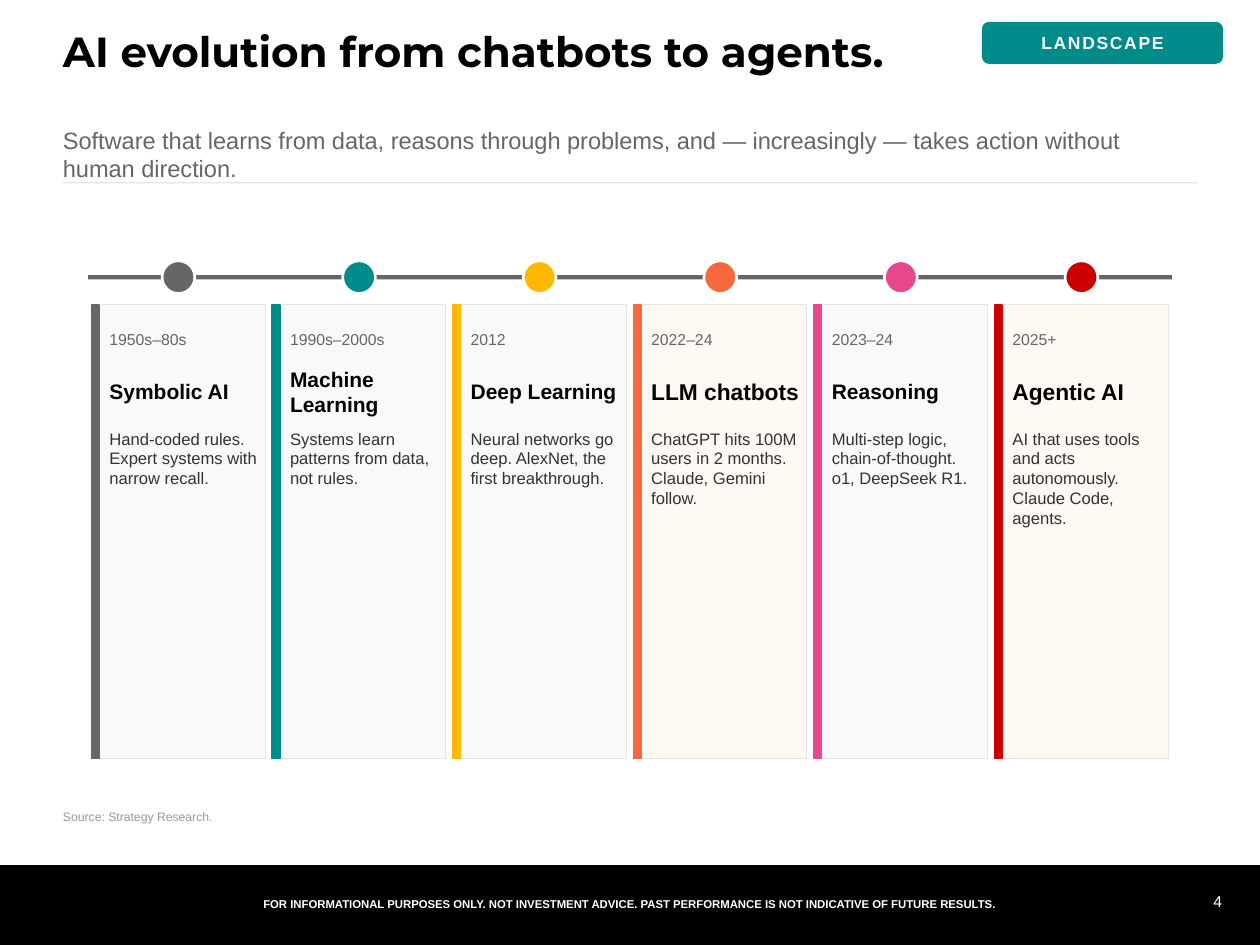
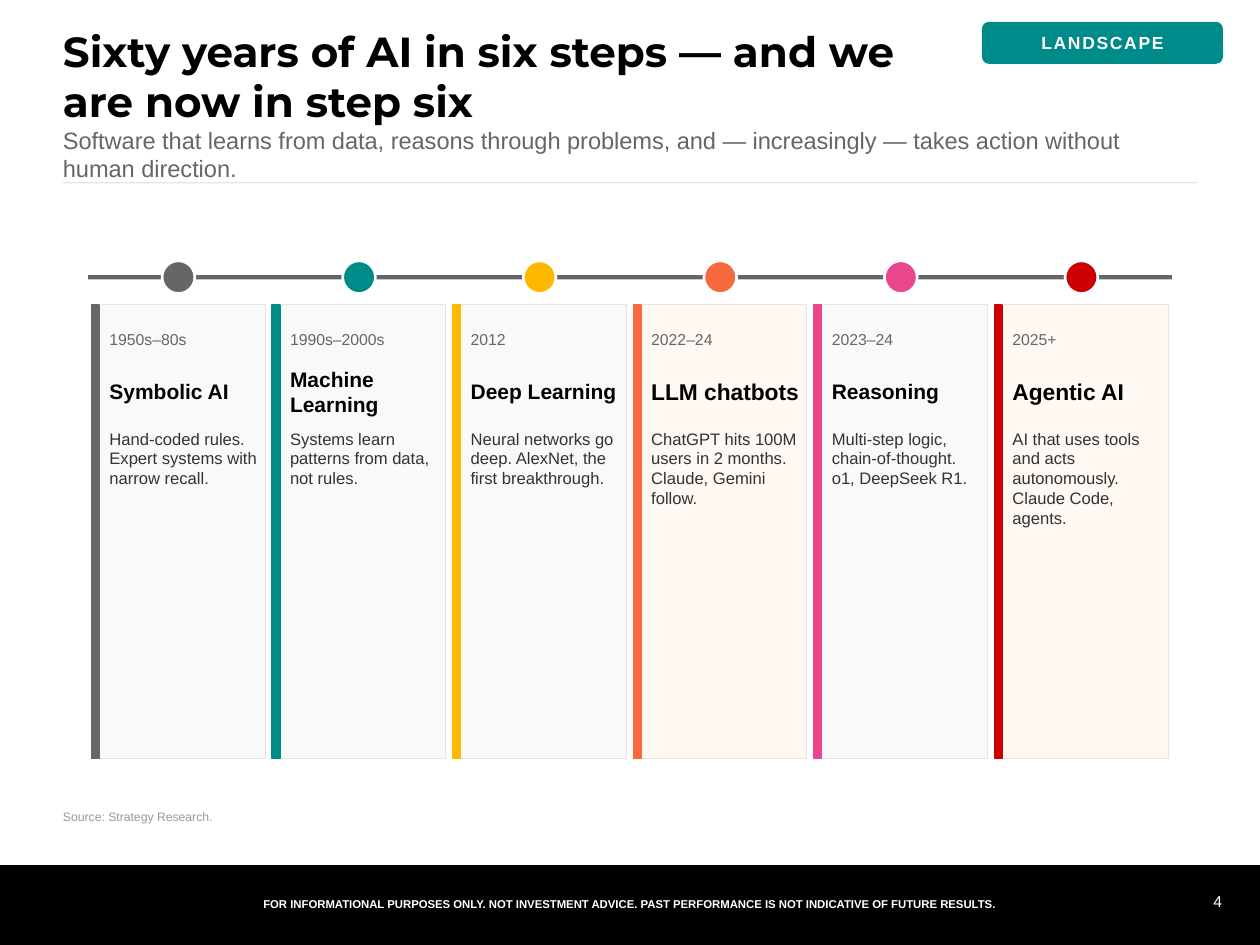
Before and after one commit to samuelcmcclellan-cell/ai-markets-deck, a slide deck: slide 4 of ai-markets-deck.pptx. Drawn at 1260x945 pixels with LibreOffice and Linux fonts; fonts in the diff are those of the drawing. Boxes give left, top, right and bottom in pixels: in the first picture for what was removed or moved away, otherwise in the second. Text is boxed around its words. In the diff, an @@ line names an element or a change of style, - is before the commit and + after.

```diff
--- a/ai-markets-deck.pptx
+++ b/ai-markets-deck.pptx
@@ text at (63, 34, 894, 125): text changed @@
-AI evolution from chatbots to agents.
+Sixty years of AI in six steps — and we are now in step six
```
Also in this commit, not shown: 17 other slides changed, 20 other files.
